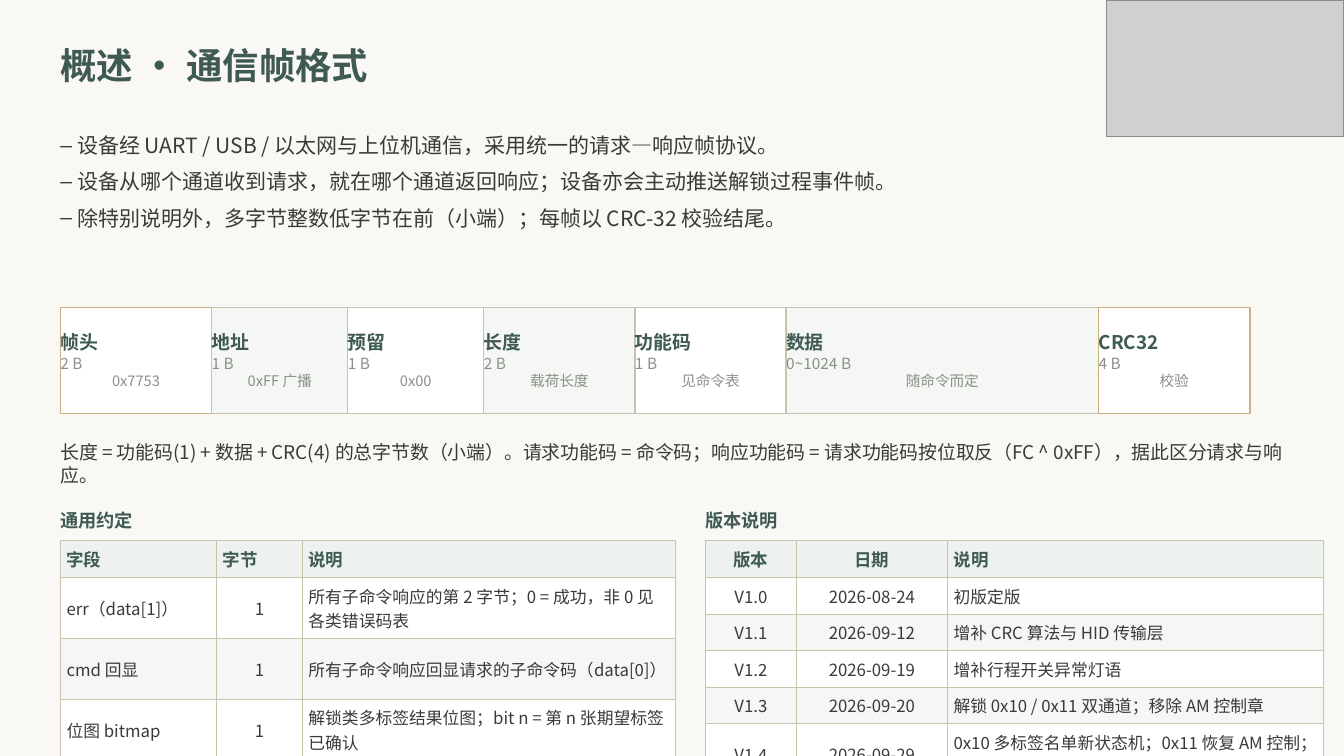
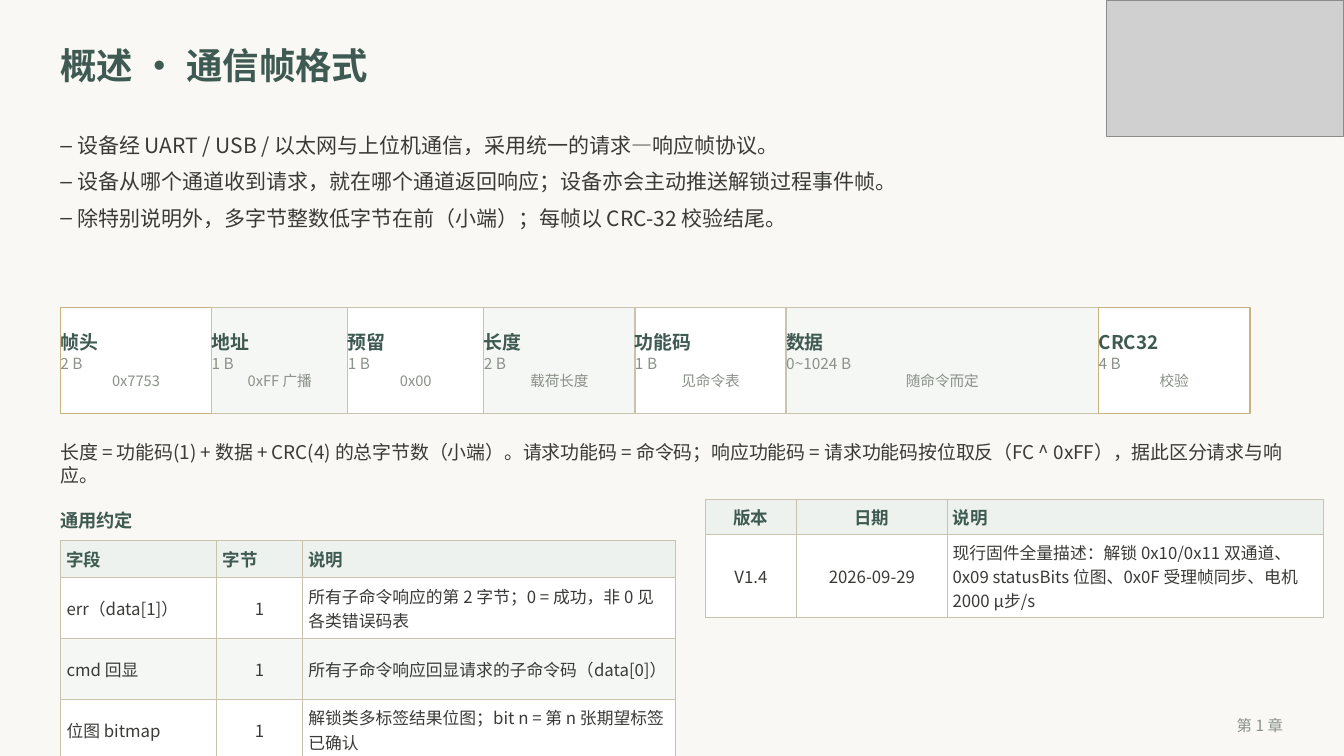
Before and after one commit to xrswnw/ZLR5401, a slide deck: slide 2 of Protocol/App_Protocol_V1.4.pptx. Drawn at 1344x756 pixels with LibreOffice and Linux fonts; fonts in the diff are those of the drawing; grey boxes stand for pictures. Boxes give left, top, right and bottom in pixels: in the first picture for what was removed or moved away, otherwise in the second. Text is boxed around its words. In the diff, an @@ line names an element or a change of style, - is before the commit and + after.

Commit message:
Round_018: 客户版协议文档 V1.4 重定版 — 仅现行落地形态 (0x10/0x11 双通道 + 0x04/0x09 statusBits 拉模式), 移除全部历史描述与已废除命令组页, V1.5/6/7 过渡版删除; judge 12 页验收 + 3 修复 (AM 消磁控制措辞/实测标注/AM 流程出口防裁切)

```diff
--- a/Protocol/App_Protocol_V1.4.pptx
+++ b/Protocol/App_Protocol_V1.4.pptx
@@ table at (x1=706, y1=499, x2=1324, y2=615) @@
-row 2: V1.0 | 2026-08-24 | 初版定版
-row 3: V1.1 | 2026-09-12 | 增补 CRC 算法与 HID 传输层
-row 4: V1.2 | 2026-09-19 | 增补行程开关异常灯语
-row 5: V1.3 | 2026-09-20 | 解锁 0x10 / 0x11 双通道；移除 AM 控制章
-row 6: V1.4 | 2026-09-29 | 0x10 多标签名单新状态机；0x11 恢复 AM 控制；0x09 进度 v2；电机提速 2000
+row 2: V1.4 | 2026-09-29 | 现行固件全量描述：解锁 0x10/0x11 双通道、0x09 statusBits 位图、0x0F 受理帧同步、电机 2000 µ步/s
@@ table resized from (x1=706, y1=540, x2=1324, y2=756) to (x1=706, y1=499, x2=1324, y2=615) @@
```
Also in this commit, not shown: 10 other slides changed, 1 slide added, 1 slide removed, 9 other files.
